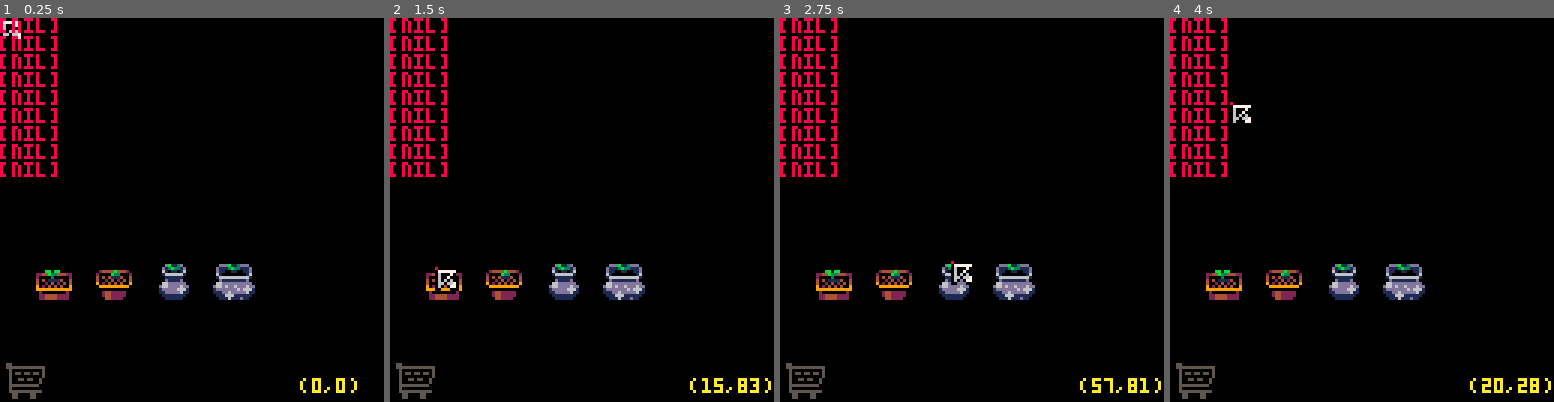
Above: before the commit, frames 1-4 (left to right).
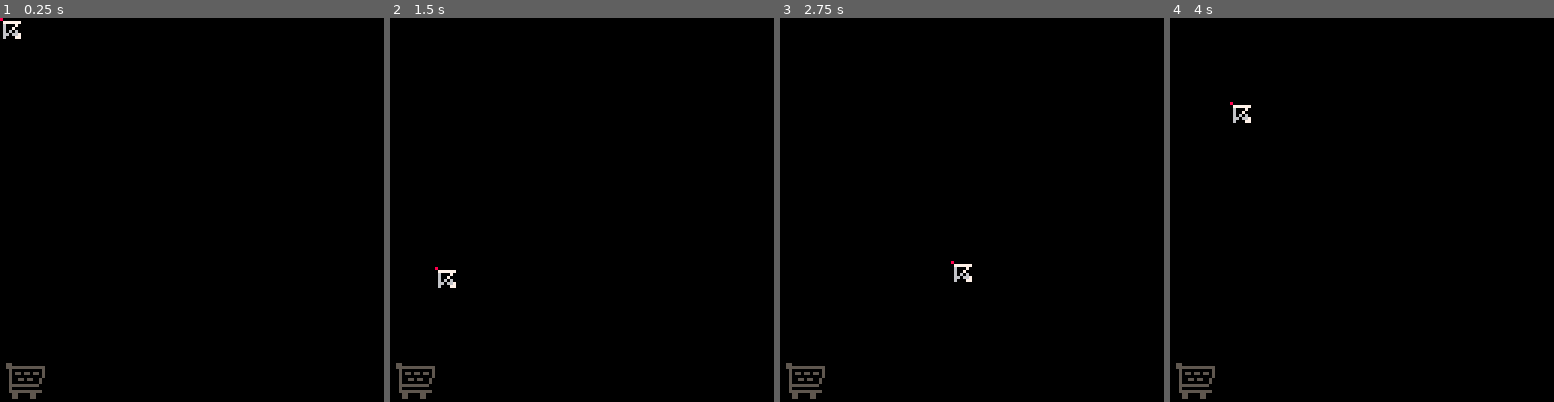
Above: after the commit, the same moments.

Repository: vinimesquitamoraes/Plantinhas
Game: PICO-8 cartridge plantinhas.p8
Two runs of this game, one before a commit and one after it. Both use one fixed random seed, a clock stepped at 60 frames per second and the inputs below.
Inputs (mouse positions are in pixels of both pictures, inside the frame that each line leads up to):
- Up to frame 1 (0.25 s): no input
- Up to frame 2 (1.5 s): click (670, 121) at 0.67 s; click (436, 267) at 1.22 s
- Up to frame 3 (2.75 s): hold Right 1.6-2.1 s; click (887, 114) at 1.77 s; hold Up 2.15-2.42 s; click (952, 259) at 2.32 s; hold Right from 2.47 s (still down)
- Up to frame 4 (4 s): click (1404, 106) at 2.87 s; release Right at 3.03 s; hold Left 3.08-3.58 s; click (1465, 256) at 3.42 s; hold Down 3.63-3.97 s; click (1231, 102) at 3.97 s

The runs differ from the first frame. In frame 1, 4.6% of the frame differs, in the area x 0-93%, y 0-98%; in frame 2, 4.6%; in frame 3, 4.6%; in frame 4, 4.8%, in the area x 0-100%, y 0-98%.

Commit message:
Regador e Sementes foram melhorados

Diff:
--- a/plantinhas.p8
+++ b/plantinhas.p8
@@ -100,9 +100,9 @@
  criar_prateleiras(4)
 
 	--objetos funcionais padrao ------------------------------------------------------------------------------------------------------------------------------------------------------+
-	regador = criar_obj("item",17,ls_inv.coisas,nil, 50 ,10)
-
- --testes @@@@@@@@@@@@@@@@@@@@@@@@@@@@@@@@@@@@@@@@@@@@@@@@@@@@@@@@@@@@@@@@@@@@@@@@@@@@@@@@@@@@@@@@@@@@@@@@@@@@@@@@@@@@@@@@@@@@@@@@@@@@@@@@@@@@@@@@@@@@@@@@@@@@@@@@@@@@@@@@@@@@@@@@@+
+	regador = criar_obj("item",17,ls_inv.coisas,nil, 50 ,18)
+
+ --[[testes @@@@@@@@@@@@@@@@@@@@@@@@@@@@@@@@@@@@@@@@@@@@@@@@@@@@@@@@@@@@@@@@@@@@@@@@@@@@@@@@@@@@@@@@@@@@@@@@@@@@@@@@@@@@@@@@@@@@@@@@@@@@@@@@@@@@@@@@@@@@@@@@@@@@@@@@@@@@@@@@@@@@@@@@@+
  vaso_change = 5
  que_planta  = 9
  aux_x = 10
@@ -127,7 +127,8 @@
  ls_atl.atls[3].item = criar_obj("item",7)
  ls_atl.atls[4].item = criar_obj("item",15)
  ls_atl.atls[5].item = criar_obj("item",17)
-// ls_atl.atls[6].item = criar_obj("item",9)
+ ls_atl.atls[6].item = criar_obj("item",9)
+]]
 end
 
 --update ==========================================================================================================================================================================+
@@ -180,7 +181,7 @@
 
   --regar -------------------------------------------------------------------------------------------------------+
 		if(pat_reg.val and not ls_atl.show)then
-			if(mouse:toggle(mouse.esq,212,214)) gerar_part(pat_reg, 1, 2, 3, nil)
+			if(mouse:toggle(mouse.esq,204,236)) gerar_part(pat_reg, 1, 2, 3, nil)
 		end
 
 		--esperando awa -------------------------------------------------------------------------------------------------------+
@@ -292,9 +293,9 @@
  end
 
  mouse:des()
-	if(true) pos_mouse(10)
-
-	if(true) then
+	if(false) pos_mouse(10)
+
+	if(false) then
 	 format(cu1,str1)
 	 format(cu2,str2)
 	 format(cu3,str3)
@@ -1302,8 +1303,8 @@
  tip = tip or 1
  for i=1, quantas do
 		nova = criar_obj("particula",tip,que_pat_ls,item)
-		nova.x     = stat(32)-2
-		nova.y     = stat(33)+11
+		nova.x     = stat(32)+1
+		nova.y     = stat(33)+13
 		nova.x_max = nova.x+ampx
 		nova.x_min = nova.x-ampx
 	end
@@ -1668,6 +1669,8 @@
 			ls_atl.wait  = false
 			ls_atl.timer = 0
 
+			pat_reg.val  = false
+
 			foreach(ls_bts,function(obj) obj.wait = false end)
 
 		end
@@ -1692,6 +1695,10 @@
 	 	else
 	   mouse:tip_set(217,"⬅️","⬆️")
 	 	end
+	 else
+	 	if(ls_atl.qual and ls_atl.qual.item and range(ls_atl.qual.item.tip,5,8))then
+	   mouse:tip_set(ls_atl.qual.item.cur_s,"⬅️","⬆️")
+	 	end
 	 end
 	end
 end
@@ -1702,17 +1709,29 @@
 	-- se ele ja tiver efetuamos
 	-- uma troca com o jardim/inv
 	if(ls_atl.qual)then
-		--exclusivo depot
+		--exclusivo depot ------------------------------------------------------------
 		if(status == 3)then
 	 	if(ls_atl.qual.item)then
-	 	 if(atl_para_container(mouse.esq,ls_inv))atl_on_off(true)
+	 	 if(atl_para_container(mouse.esq,ls_inv,true)) atl_on_off(true)
 			else
- 			if(container_para_atl(mouse.esq,ls_inv)) atl_on_off(true)
-			end
-		--exclusivo jardim rocha
+   	if(container_para_atl(mouse.esq,ls_inv)) atl_on_off(true)
+			end
+
+		--exclusivo jardim rocha  ------------------------------------------------------------
 		else
-
-		 funcionalidades()
+ 		--so e possivel por vasos no jardim
+			if(ls_atl.qual.item and range(ls_atl.qual.item.tip,5,8))then
+	 		if(atl_para_container(mouse.esq,ls_jrd))atl_on_off(true)
+			else
+	 		--so e possivel guardar vasos sem planta
+ 			if(ls_jrd.qual and ls_jrd.item  and range(ls_jrd.qual.item.tip,5,8) and not ls_jrd.qual.planta)then
+	 			if(container_para_atl(mouse.esq,ls_jrd)) atl_on_off(true)
+	 		elseif(ls_atl.qual.item)then
+	 		 funcionalidades()
+				end
+
+			end
+
 		end
 
 	end
@@ -1724,9 +1743,9 @@
 	atua com algum do inventario que
 	for clicado
 ]]
-function atl_para_container(context,qual_container)
-
-	if(qual_container.qual)then
+function atl_para_container(context,qual_container,permutavel)
+	permutavel = permutavel or false
+	if(qual_container.qual and permutavel)then
 	 mouse:tip_set(ls_atl.qual.item and 233 or 217,"⬅️","⬆️")
  else
 	 mouse:tip_set(ls_atl.qual.item.cur_s,"⬅️","⬆️")
@@ -1737,24 +1756,33 @@
 		--se algo do container
 		--nao esta sendo selecionado
 		--poe na posicao do cursor ajustado
-		if(not qual_container.qual)then
+		if((qual_container.qual and not permutavel) or not qual_container.qual)then
 			ls_atl.qual.item:mov(stat(32)-11,stat(33)-16)
+	 	--aficiona ao container
+			add(qual_container.coisas,ls_atl.qual.item)
  		--esvazia o atalho
-			add(qual_container.coisas,ls_atl.qual.item)
  	 ls_atl.qual.item = nil
 
   --se algo do container
 		--esta sendo selecionado
 		--permuta esse "algo" com
 		--o item do atalho
+		 qual_container.val  = true
+   qual_container.wait = false
+   ls_atl.qual = nil
+   mouse:reset()
+ 		return false
 		else
+		 --poe o item do atalho na mesma posicao do item selecionado
 			ls_atl.qual.item:mov(qual_container.qual.x,qual_container.qual.y-2)
-			container_para_atl(true,qual_container)
-		end
-
-		qual_container.val  = true
-  qual_container.wait = false
-		return true
+			--add o item do atalho no container
+			add(qual_container.coisas,ls_atl.qual.item)
+ 		--remove o item selecionado do container e passa pro atalho
+ 		ls_atl.qual.item = del(qual_container.coisas,qual_container.qual)
+			qual_container.val  = true
+   qual_container.wait = false
+		 return true
+		end
 	end
 	return false
 end
@@ -1883,28 +1911,24 @@
 end
 
 function funcionalidades()
-
-	--tem um item?
-	if(ls_atl.qual.item)then
-		cu1 = "eu tenho item porra"
-	--nao tem?
- else
-		cu1 = "sou incopetente"
- 	container_para_atl(mouse.esq,ls_jrd)
- end
-
---[[
-if(range(que_item.tip,5,8) or )then
-	  add_um_item(que_item,1)
-
-		end
-	elseif(range(que_item.tip,9,16))then
-  nova_sem    = gerar_part(pat_sem,1,1,2,que_item)
-		pat_sem.val = true
-	elseif(que_item.tip == 17)then
+	local aux_tipo = ls_atl.qual.item.tip
+ --garantido chegar aqui com um item
+ if(range(aux_tipo,9,16))then
+  mouse.s     = 228
+ 	if(mouse.esq)then
+	  nova_sem    = gerar_part(pat_sem,1,1,3,ls_atl.qual.item)
+			pat_sem.val = true
+			ls_atl.qual.item = nil
+			ls_atl.qual = nil
+			mouse:reset()
+
+		end
+	elseif(aux_tipo == 17)then
+		mouse.w,mouse.h = 16,16
 		pat_reg.val = true
-	end
-		]]
+
+	end
+
 end
 
 function plantar(o_que)
@@ -1917,7 +1941,7 @@
  	qual_vaso.estagio = 1
   o_que:del()
  	pat_sem.val = false
- 	mouse.s = 0
+ 	mouse:reset()
  end
 
 end
@@ -2070,18 +2094,18 @@
 000000000000000000000000000000001100011100000422000dd000022222200044220000111100000000000000000000000000000000000000000000000000
 55550000555000005505000055550000011111000dddd0000000000000bbbb001111111111111111000000000000000000000000000000000000000000000000
 5505000050550000550500000550000016777611057650000000000000b11b00188118811bbbbcc1000000000000000000000000000000000000000000000000
-5550000055050000555500000550000077777777576dd50044444222bbb11bbb188828811b111cc1000000000000000000000000077700000000000000000000
-550500005555000055550000555500006776777655d7bdd041111112b111111b11888211bbb11181000000000000000000000000700060000000000000000000
-0000000000000000000000000000000067611766005b7bbd44444222b111111b112888111b111888000000000000000000000006677005000000000000000000
-00000000000000000000000000000000761766110053bbbd01111110bbb11bbb1882888114411181000000000000000000000065567505000000000000000000
-0000000000000000000000000000000017171100000533350211112000b11b001881188114488881000000000000000000000651167550000000000000000000
-0000000000000000000000000000000001110000000555550244422000bbbb001111111111111111000000000000000000000651675565000000000000000000
-55550000500500005505000055550000777000007707000077070000000000000000000000dddd00000000000000000000000677757556000000000000000000
-5550000055050000550500005500000070770000770700007707000000000000000006600d111dd0000000000000000000000065566750000000000000000000
-0555000055550000555500005500000077070000777700007777000000000000d600600dd6666d15000000000000000000760005556600000000000000000000
-555500005555000005500000555500007777000077770000077000000000000066ddd00dd1111d15000000000000000000675555555000000000000000000000
-00000000000000000000000000000000000000000000000000000000000000000d61160dd1bb1d15000000000000000000565000000000000000000000000000
-00000000000000000000000000000000000000000000000000000000000000000d166160d1bb1d15000000000000000000000000000000000000000000000000
+5550000055050000555500000550000077777777576dd50044444222bbb11bbb188828811b111cc1000000000000000000000000000000000000000000000000
+550500005555000055550000555500006776777655d7bdd041111112b111111b11888211bbb11181000000000000000000000000077700000000000000000000
+0000000000000000000000000000000067611766005b7bbd44444222b111111b112888111b111888000000000000000000000000700060000000000000000000
+00000000000000000000000000000000761766110053bbbd01111110bbb11bbb1882888114411181000000000000000000000006677005000000000000000000
+0000000000000000000000000000000017171100000533350211112000b11b001881188114488881000000000000000000000065567505000000000000000000
+0000000000000000000000000000000001110000000555550244422000bbbb001111111111111111000000000000000000000651167550000000000000000000
+55550000500500005505000055550000777000007707000077070000000000000000000000dddd00000000000000000000000651675565000000000000000000
+5550000055050000550500005500000070770000770700007707000000000000000006600d111dd0000000000000000000000677757556000000000000000000
+0555000055550000555500005500000077070000777700007777000000000000d600600dd6666d15000000000000000000000065566750000000000000000000
+555500005555000005500000555500007777000077770000077000000000000066ddd00dd1111d15000000000000000000760005556600000000000000000000
+00000000000000000000000000000000000000000000000000000000000000000d61160dd1bb1d15000000000000000000675555555000000000000000000000
+00000000000000000000000000000000000000000000000000000000000000000d166160d1bb1d15000000000000000000565000000000000000000000000000
 00000000000000000000000000000000000000000000000000000000000000000d111160d1111d15000000000000000000000000000000000000000000000000
 000000000000000000000000000000000000000000000000000000000000000000dddd000ddddd50000000000000000000000000000000000000000000000000
 
Not shown, changed: the thumbnail (__label__) section of plantinhas.p8
